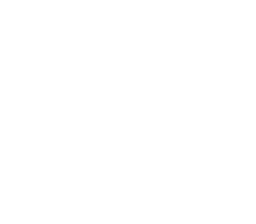
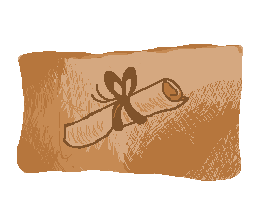
Layer changes from the first w=256, h=224 image to the second:
showed "Camada 24", painted on it over left=17, top=44, right=243, bottom=181
